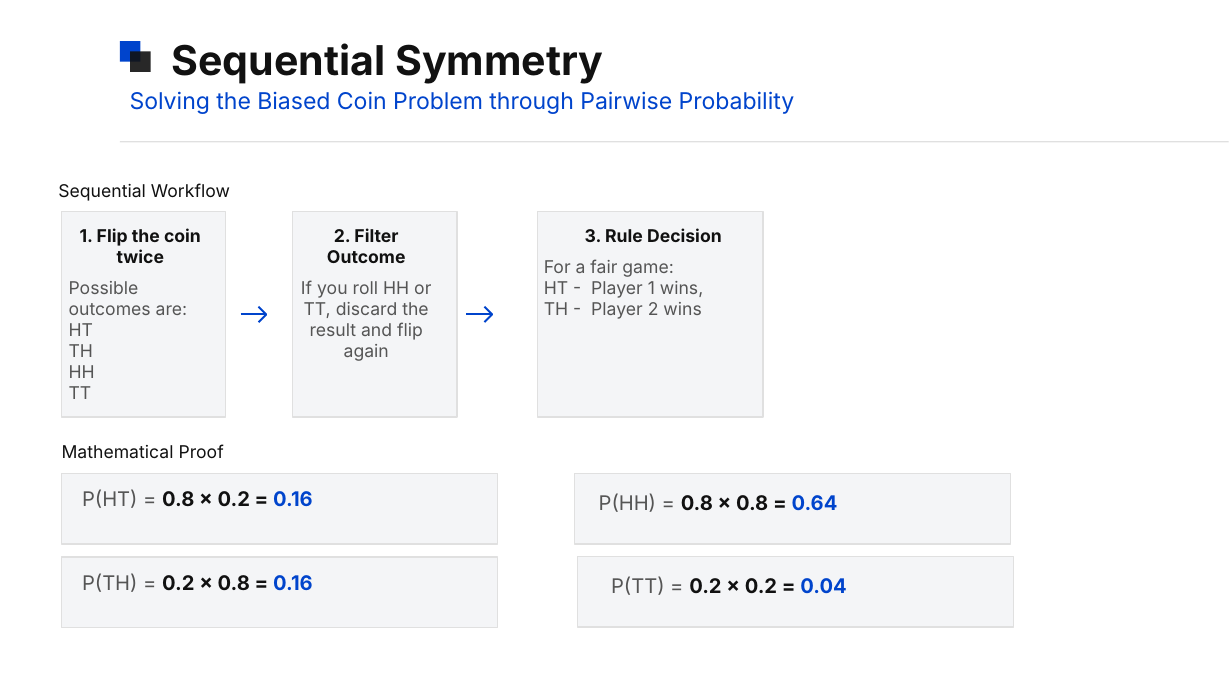
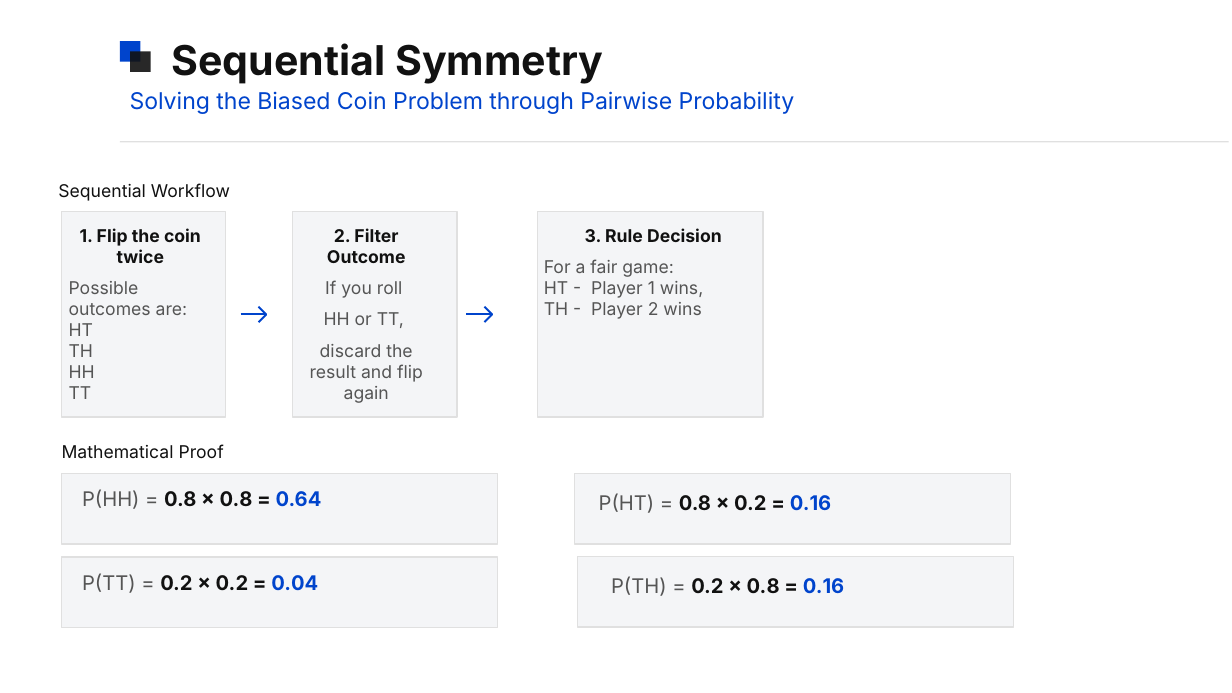
Before and after one commit to brinda-25/workshop, a slide deck: slide 10 of Day2/Data_Science_Interview_Mastery.pptx (slide 17 before the commit). Drawn at 1232x693 pixels with LibreOffice and Linux fonts; fonts in the diff are those of the drawing. Boxes give left, top, right and bottom in pixels: in the first picture for what was removed or moved away, otherwise in the second. Text is boxed around its words. In the diff, an @@ line names an element or a change of style, - is before the commit and + after.

```diff
--- a/Day2/Data_Science_Interview_Mastery.pptx
+++ b/Day2/Data_Science_Interview_Mastery.pptx
@@ text at <box>310,280,423,403</box>: text changed @@
-If you roll HH or TT, discard the result and flip again
+If you roll
+HH or TT,
+discard the result and flip again
@@ text at <box>82,489,322,509</box>: text changed @@
-P(HT) = 0.8 × 0.2 = 0.16
+P(HH) = 0.8 × 0.8 = 0.64
@@ text at <box>599,493,831,513</box>: text changed @@
-P(HH) = 0.8 × 0.8 = 0.64
+P(HT) = 0.8 × 0.2 = 0.16
@@ text at <box>82,573,318,593</box>: text changed @@
-P(TH) = 0.2 × 0.8 = 0.16
+P(TT) = 0.2 × 0.2 = 0.04
@@ text at <box>611,576,844,596</box>: text changed @@
-P(TT) = 0.2 × 0.2 = 0.04
+P(TH) = 0.2 × 0.8 = 0.16
```
Also in this commit, not shown: 7 other slides changed, 2 slides added, 1 slide removed.
